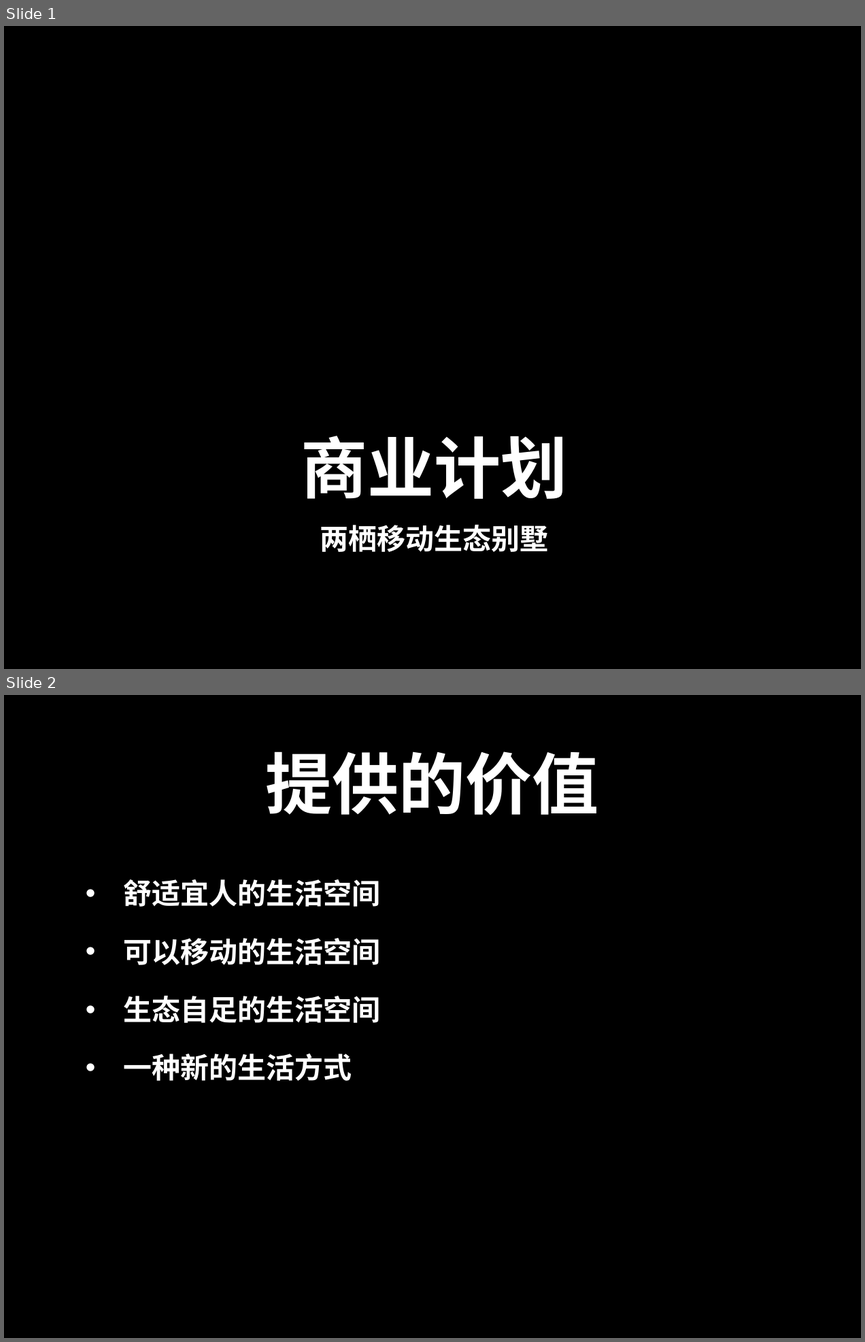
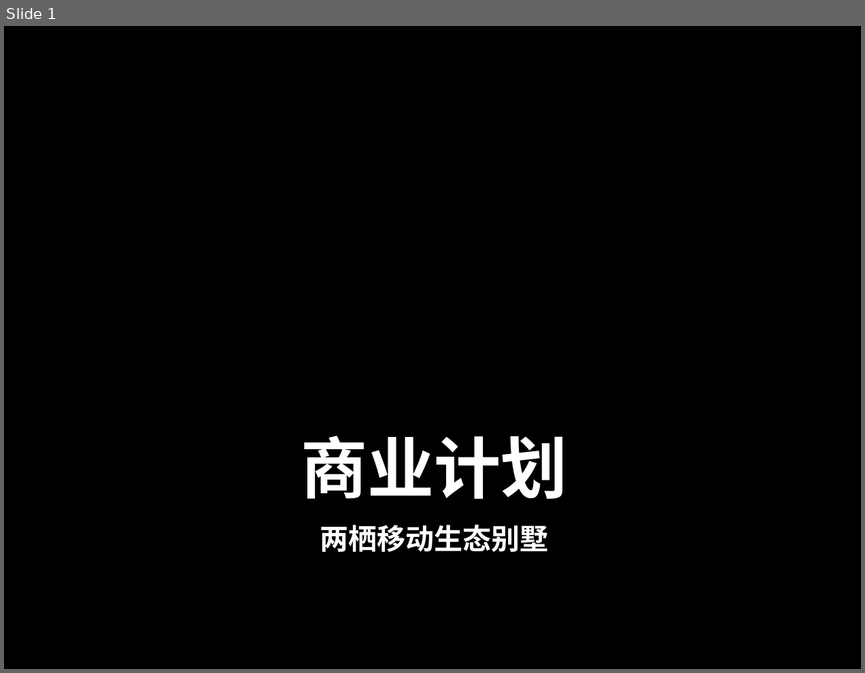
Before and after one commit to mxx/zbasu-la-eden, a slide deck: bp.pptx. Shown one above the other, each under a label of ours: slides 1 and 2 before the commit, slide 1 after it. The pictures are 865x1342 and 865x673 pixels, drawn with LibreOffice and Linux fonts; fonts in the diff are those of the drawing; background and template pictures are left out. Boxes give left, top, right and bottom in pixels: in the first picture for what was removed or moved away, otherwise in the second. Text is boxed around its words. In the diff, an @@ line names an element or a change of style, - is before the commit and + after.

```diff
--- a/bp.pptx
+++ b/bp.pptx
@@ slide 2 removed at (4,695,861,1338), background picture (left out) @@
@@ title removed at (266,751,599,815) @@
-提供的价值
@@ text removed at (124,879,381,1081) @@
-• 舒适宜人的生活空间
-• 可以移动的生活空间
-• 生态自足的生活空间
-• 一种新的生活方式
```
Also in this commit, not shown: 7 slides added.
